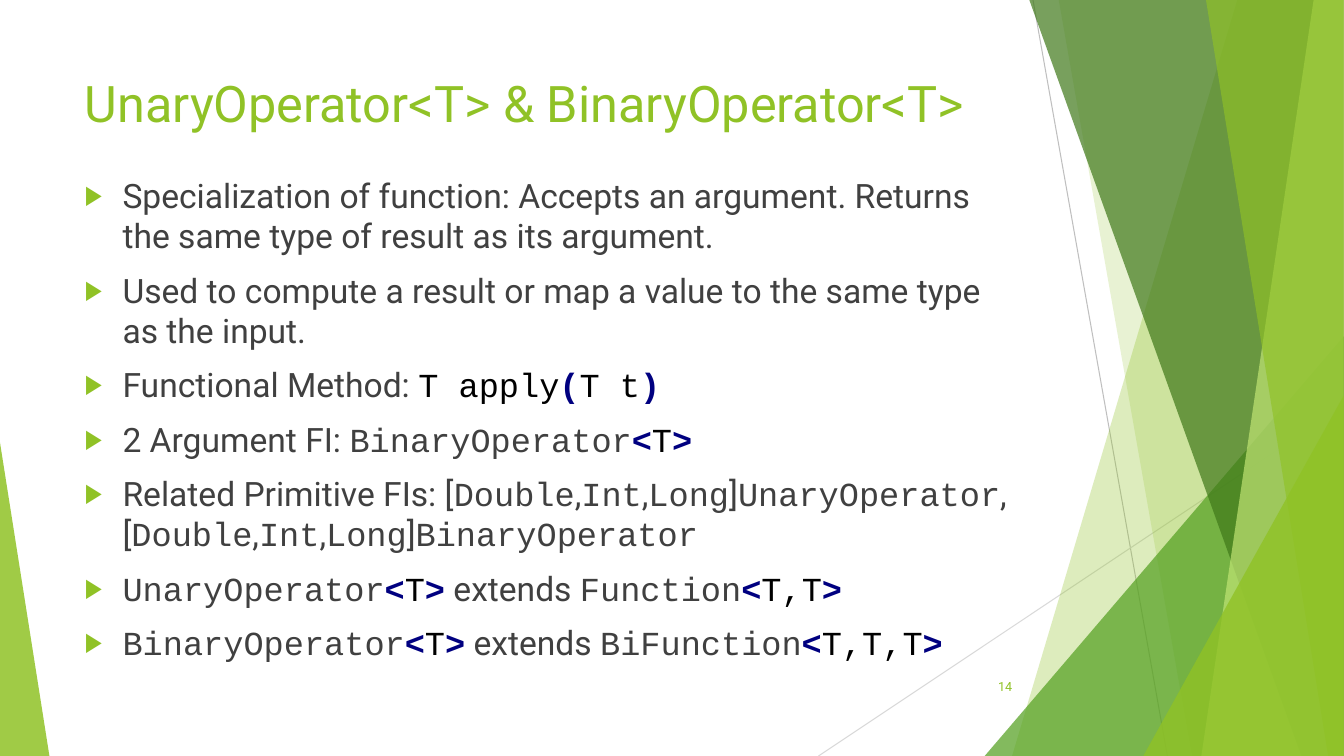
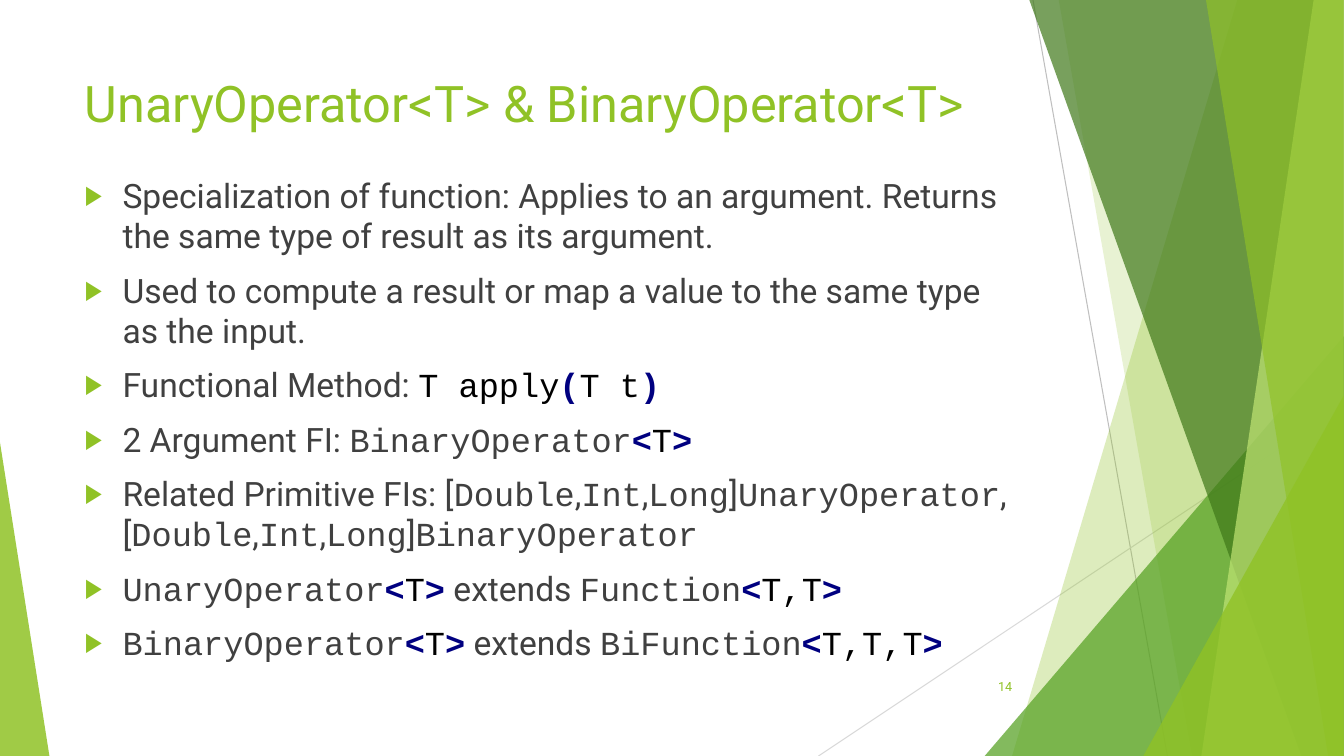
Before and after one commit to RichardRoda/2017-CodePaLOUsa-Lambda, a slide deck: slide 14 of Learning to Love the Lambda in the Stream.pptx. Drawn at 1344x756 pixels with LibreOffice and Linux fonts; fonts in the diff are those of the drawing. Boxes give left, top, right and bottom in pixels: in the first picture for what was removed or moved away, otherwise in the second. Text is boxed around its words. In the diff, an @@ line names an element or a change of style, - is before the commit and + after.

Commit message:
Change FI descriptions to use the verb corresponding to the functional method. Give SequencedCollection as an example of a datasource that produces an ordered stream. Give pure commutative functions a title intro slide. Other improvements.

```diff
--- a/Learning to Love the Lambda in the Stream.pptx
+++ b/Learning to Love the Lambda in the Stream.pptx
@@ text at [123, 182, 997, 255]: text changed @@
-▶ Specialization of function: Accepts an argument. Returns the same type of result as its argument.
+▶ Specialization of function: Applies to an argument. Returns the same type of result as its argument.
```
Also in this commit, not shown: 16 other slides changed, 1 slide added.
